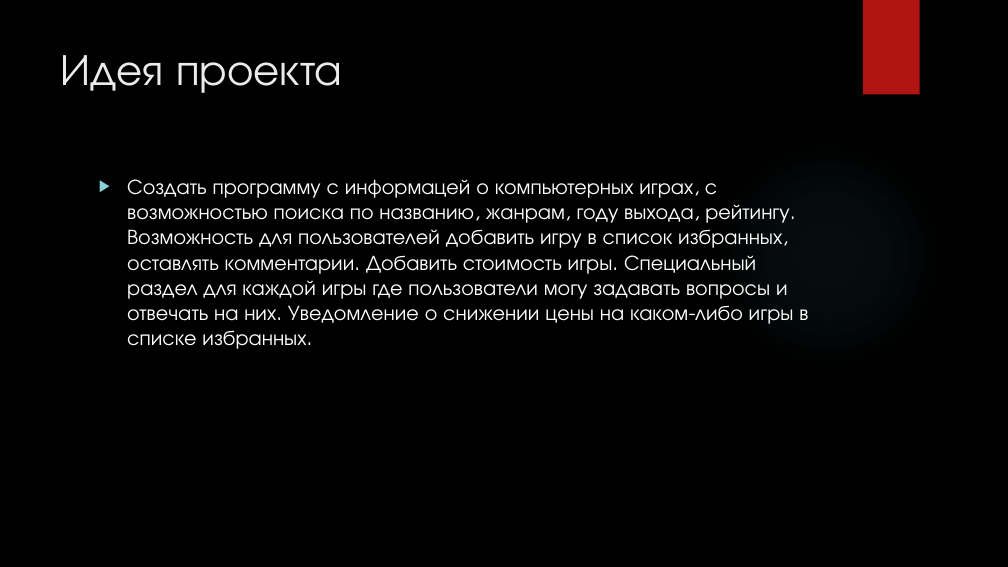
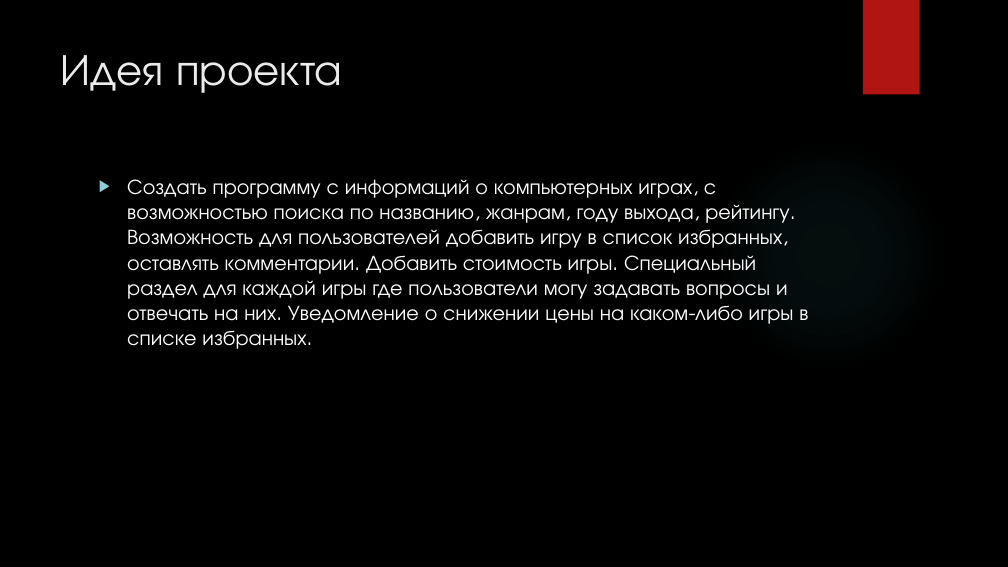
Before and after one commit to Raxun/git_project1, a slide deck: slide 2 of Презентация приложения.pptx. Drawn at 1008x567 pixels with LibreOffice and Linux fonts; fonts in the diff are those of the drawing; background and template pictures are left out. Boxes give left, top, right and bottom in pixels: in the first picture for what was removed or moved away, otherwise in the second. Text is boxed around its words. In the diff, an @@ line names an element or a change of style, - is before the commit and + after.

```diff
--- a/Презентация приложения.pptx
+++ b/Презентация приложения.pptx
@@ text at (127,179,808,349): text changed @@
-▶ Создать программу с информацей о компьютерных играх, с возможностью поиска по названию, жанрам, году выхода, рейтингу. Возможность для пользователей добавить игру в список избранных, оставлять комментарии. Добавить стоимость игры. Специальный раздел для каждой игры где пользователи могу задавать вопросы и отвечать на них. Уведомление о снижении цены на каком-либо игры в списке избранных.
+▶ Создать программу с информаций о компьютерных играх, с возможностью поиска по названию, жанрам, году выхода, рейтингу. Возможность для пользователей добавить игру в список избранных, оставлять комментарии. Добавить стоимость игры. Специальный раздел для каждой игры где пользователи могу задавать вопросы и отвечать на них. Уведомление о снижении цены на каком-либо игры в списке избранных.
```
